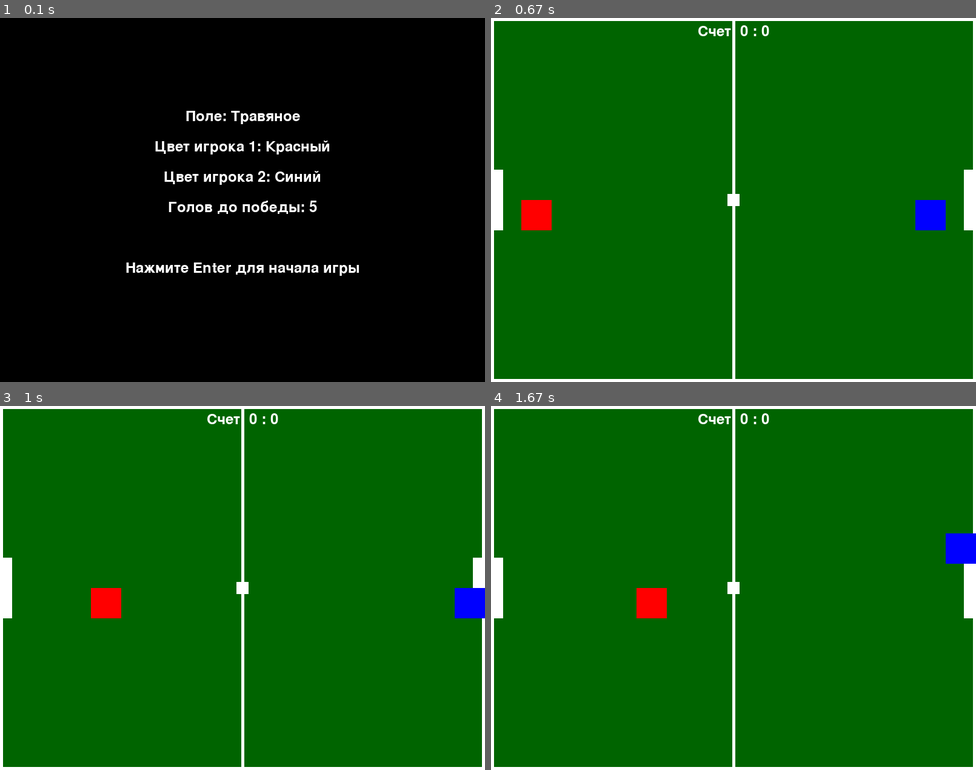
Above: before the commit, frames 1-4 (two rows, left to right).
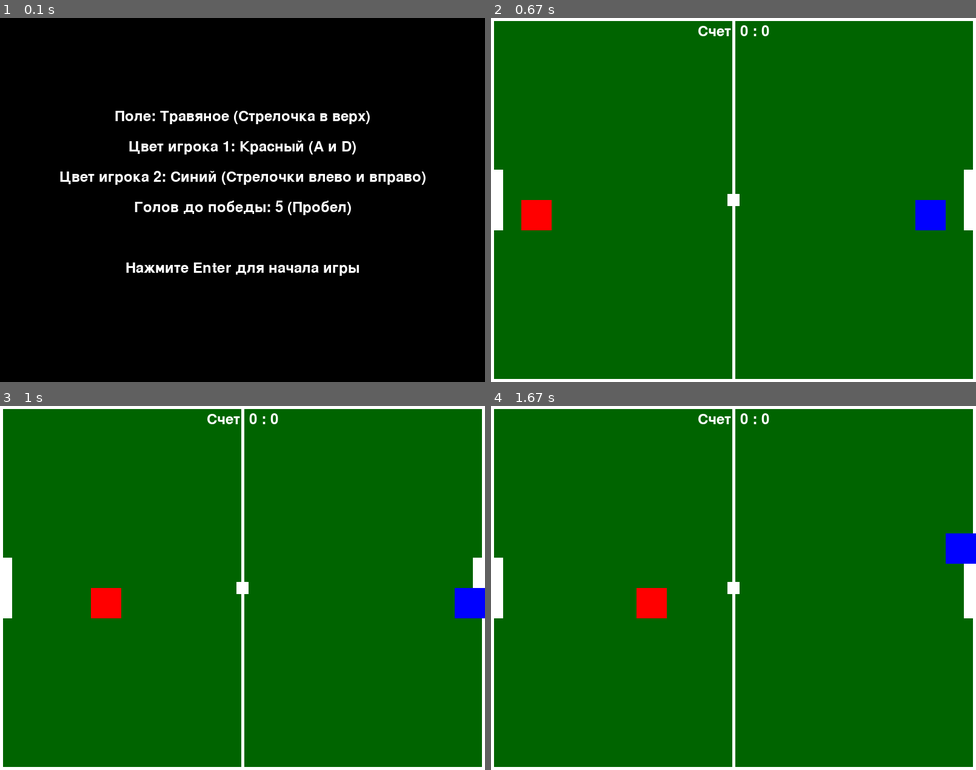
Above: after the commit, the same moments.

Repository: stepik0875/PyGameFootBall
Game: pygame game, started from main.py
Same seed, same stepped clock (60 frames per second), same inputs: the game is played once before the commit and once after it.
Inputs:
- Up to frame 1 (0.1 s): no input
- Up to frame 2 (0.67 s): tap Enter at 0.33 s
- Up to frame 3 (1 s): hold Right from 0.67 s (still down); hold D from 0.67 s (still down); tap Space at 0.73 s; tap Shift at 0.82 s
- Up to frame 4 (1.67 s): tap Space at 1.03, 1.23, 1.57 s; release Right at 1.13 s; release D at 1.13 s; hold Up 1.17-1.47 s; hold Right from 1.5 s (still down); hold D from 1.5 s (still down)

The runs differ from the first frame. In frame 1, 3.5% of the frame differs, in the area x 12-88%, y 25-55%; in frame 2, nothing differs; in frame 3, nothing differs; in frame 4, nothing differs.

Commit message:
Update main.py

Diff:
--- a/main.py
+++ b/main.py
@@ -170,10 +170,10 @@
                     if selected_goals > 10:
                         selected_goals = 1
 
-        field_text = font.render(f"Поле: {fields[sel_pol]}", True, WHITE)
-        color_text1 = font.render(f"Цвет игрока 1: {selected_color1_n}", True, WHITE)
-        color_text2 = font.render(f"Цвет игрока 2: {selected_color2_n}", True, WHITE)
-        goals_text = font.render(f"Голов до победы: {selected_goals}", True, WHITE)
+        field_text = font.render(f"Поле: {fields[sel_pol]} (Стрелочка в верх)", True, WHITE)
+        color_text1 = font.render(f"Цвет игрока 1: {selected_color1_n} (A и D)", True, WHITE)
+        color_text2 = font.render(f"Цвет игрока 2: {selected_color2_n} (Стрелочки влево и вправо)", True, WHITE)
+        goals_text = font.render(f"Голов до победы: {selected_goals} (Пробел)", True, WHITE)
         start_text = font.render("Нажмите Enter для начала игры", True, WHITE)
 
         menu_screen.blit(field_text, (SCREEN_WIDTH // 2 - field_text.get_width() // 2, 150))
